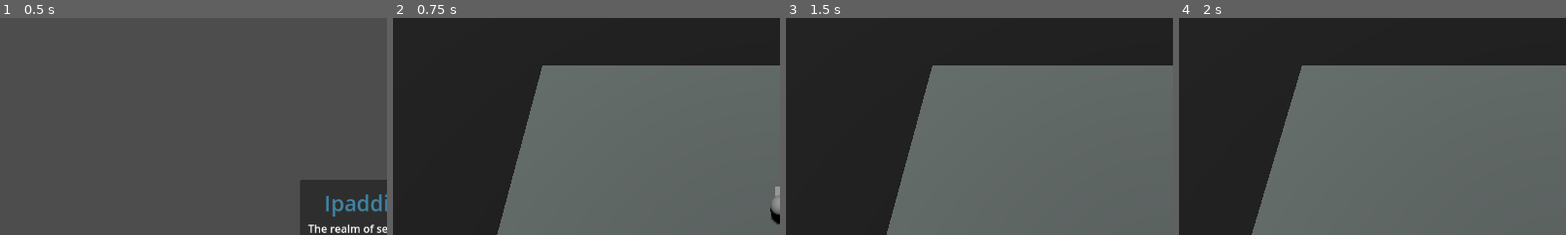
Above: before the commit, frames 1-4 (left to right).
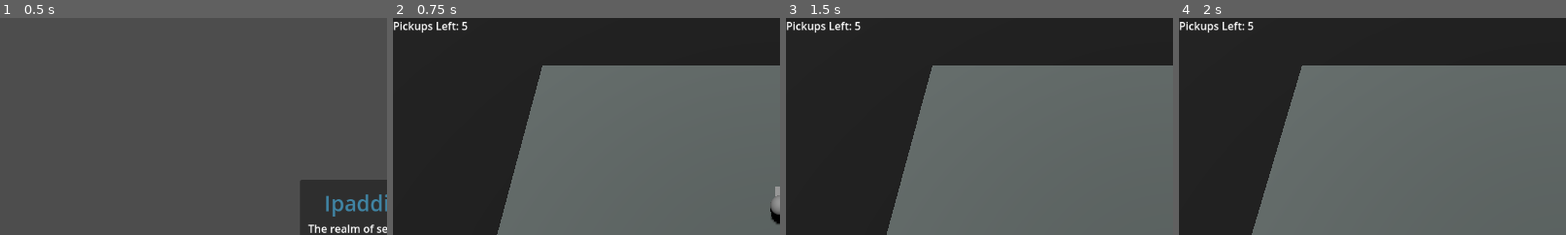
Above: after the commit, the same moments.

Repository: Shahriar-Kariman/Ipaddington
Game: Godot game, scene res://main_menu.tscn
The game is run twice, just before and just after one commit, with the same random seed, the same clock (stepped at 60 frames per second) and the same inputs.
Inputs (mouse positions are % of the whole screen's width and height, from its top left):
- Up to frame 1 (0.5 s): no input
- Up to frame 2 (0.75 s): click "Play" at 0.5 s
- Up to frame 3 (1.5 s): move the mouse to (72, 45) at 1.27 s; hold Right (move_right) from 1.28 s (still down); click (72, 45) at 1.35 s
- Up to frame 4 (2 s): keep holding Right (move_right); tap Space (jump) at 1.52 s
The pictures show only the part of the screen within x 0-50%, y 0-50%; the shares and areas given below are measured in that part.

Frame 1 is identical in both runs. In frame 2, 0.4% of the frame differs, in the area x 0-20%, y 1-7%; in frame 3, 0.4%; in frame 4, 0.4%.

Commit message:
added winning to level1

Diff:
--- /dev/null
+++ b/PickupLabel.gd
@@ -0,0 +1,19 @@
+extends Label
+
+var pickupsCaught = 0
+const PICKUPS_TO_WIN = 5
+signal level1Won
+# Called when the node enters the scene tree for the first time.
+func _ready():
+	pass # Replace with function body.
+
+# Called every frame. 'delta' is the elapsed time since the previous frame.
+func _process(delta):
+	text = "Pickups Left: %s" % (PICKUPS_TO_WIN-pickupsCaught)
+	if pickupsCaught == PICKUPS_TO_WIN:
+		level1Won.emit()
+		get_tree().change_scene_to_file("res://level_2.tscn")
+
+
+func _on_pickup_caught_pickup():
+	pickupsCaught += 1
--- a/Player.gd
+++ b/Player.gd
@@ -4,11 +4,16 @@
 var SPEED = 5.0
 const JUMP_VELOCITY = 4.5
 var bulletSpeed = 25
+const clipSize = 10
+var bulletsLeft = 0
 var health = 3
 signal playerHit
 signal playerDead
 # Get the gravity from the project settings to be synced with RigidBody nodes.
 var gravity = ProjectSettings.get_setting("physics/3d/default_gravity")
+
+func _ready():
+	bulletsLeft = clipSize
 
 func _physics_process(delta):
 	if health == 0:
--- a/level_1.gd
+++ b/level_1.gd
@@ -3,6 +3,8 @@
 @export var pickupTemplate: PackedScene
 @export var player: PackedScene
 @export var enemy_1: PackedScene
+var pickupsLeft = 0
+const PICKUPS_TO_WIN = 5
 
 # Called when the node enters the scene tree for the first time.
 func _ready():
@@ -21,6 +23,7 @@
 
 func _on_pickup_caught_pickup():
 	var pickup = pickupTemplate.instantiate()
+	pickupsLeft += 1
 	#set position of pickup to randomly on the ground
 	var groundSize = Vector3.ZERO
 	groundSize.x = 30
@@ -30,6 +33,7 @@
 	pickup.position.x = (randf() * groundSize.x) - groundSize.x/2
 	pickup.position.z = (randf() * groundSize.z) - groundSize.z/2
 	pickup.caught_Pickup.connect(_on_pickup_caught_pickup)
+	pickup.caught_Pickup.connect($UserInterface/PickupLabel._on_pickup_caught_pickup)
 	print(pickup.position.x)
 	print(pickup.position.z)
 	add_child(pickup) #adds as a child ourselves
--- a/level_1.tscn
+++ b/level_1.tscn
@@ -1,9 +1,10 @@
-[gd_scene load_steps=14 format=3 uid="uid://1u0kf1wkojvd"]
+[gd_scene load_steps=15 format=3 uid="uid://1u0kf1wkojvd"]
 
 [ext_resource type="PackedScene" uid="uid://bggbrc0a5hlp" path="res://player.tscn" id="1_jw5dv"]
 [ext_resource type="Script" path="res://level_1.gd" id="1_xu0mp"]
 [ext_resource type="PackedScene" uid="uid://cyk3rel1yw54v" path="res://pickup.tscn" id="2_qdsll"]
 [ext_resource type="PackedScene" uid="uid://bcyjvl6b4pkne" path="res://enemy_1.tscn" id="4_k81ti"]
+[ext_resource type="Script" path="res://PickupLabel.gd" id="5_apowu"]
 
 [sub_resource type="GDScript" id="GDScript_qqlae"]
 script/source = "extends Camera3D
@@ -125,4 +126,18 @@
 mesh = SubResource("BoxMesh_8bp04")
 surface_material_override/0 = SubResource("StandardMaterial3D_vrxxg")
 
+[node name="UserInterface" type="Control" parent="."]
+layout_mode = 3
+anchors_preset = 0
+offset_right = 1150.0
+offset_bottom = 650.0
+
+[node name="PickupLabel" type="Label" parent="UserInterface"]
+layout_mode = 0
+offset_right = 133.0
+offset_bottom = 32.0
+text = "Pickups Left: "
+script = ExtResource("5_apowu")
+
 [connection signal="caught_Pickup" from="Pickup" to="." method="_on_pickup_caught_pickup"]
+[connection signal="caught_Pickup" from="Pickup" to="UserInterface/PickupLabel" method="_on_pickup_caught_pickup"]
--- a/project.godot
+++ b/project.godot
@@ -12,7 +12,7 @@
 
 config/name="Ipaddington"
 run/main_scene="res://main_menu.tscn"
-config/features=PackedStringArray("4.2", "Forward Plus")
+config/features=PackedStringArray("4.1", "Forward Plus")
 config/icon="res://icon.svg"
 
 [input]
